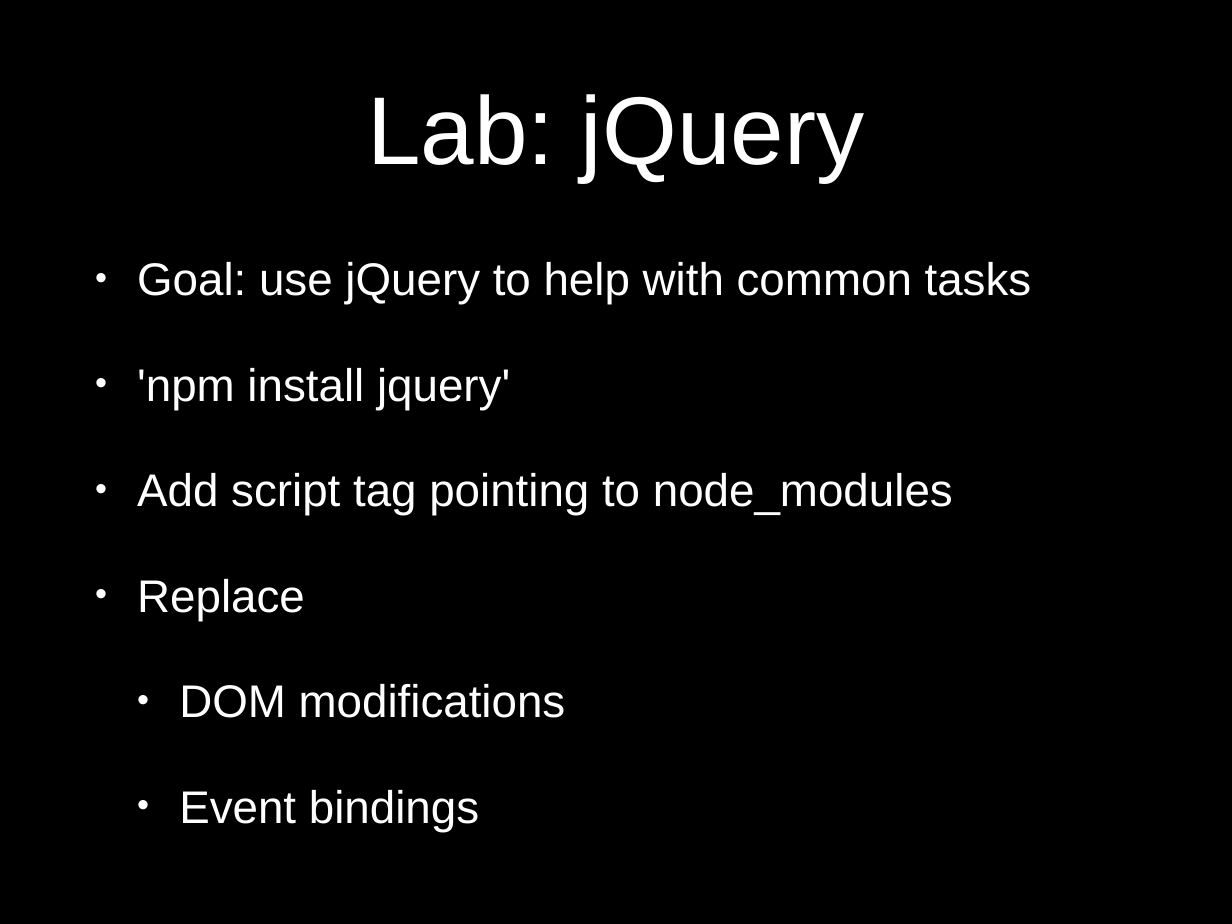
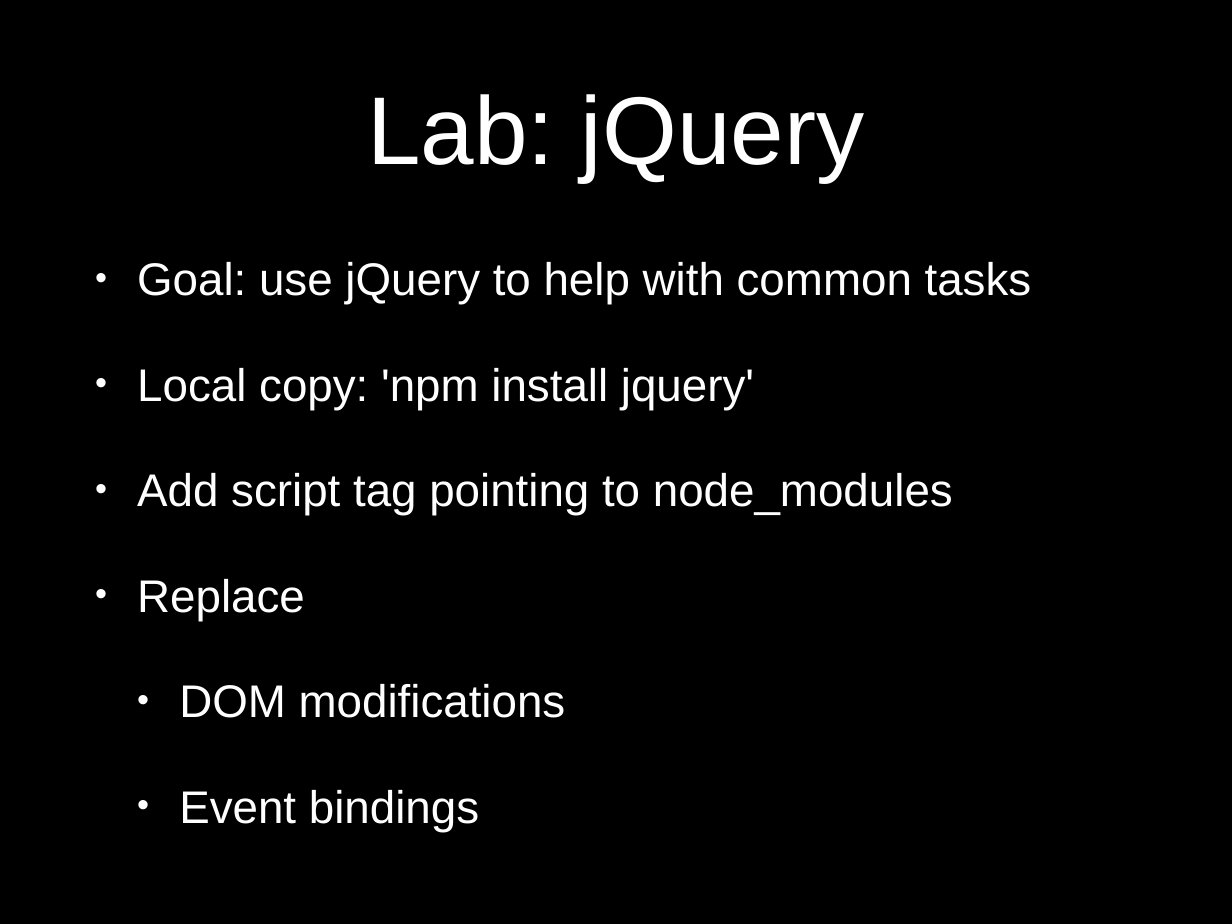
Before and after one commit to eliasjames/training-web-dev, a slide deck: slide 34 of intro-to-web-dev/slides/powerpoint/day3.pptx (slide 26 before the commit). Drawn at 1232x924 pixels with LibreOffice and Linux fonts; fonts in the diff are those of the drawing. Boxes give left, top, right and bottom in pixels: in the first picture for what was removed or moved away, otherwise in the second. Text is boxed around its words. In the diff, an @@ line names an element or a change of style, - is before the commit and + after.

```diff
--- a/intro-to-web-dev/slides/powerpoint/day3.pptx
+++ b/intro-to-web-dev/slides/powerpoint/day3.pptx
@@ text at [137,368,754,410]: text changed @@
-• 'npm install jquery'
+• Local copy: 'npm install jquery'
```
Also in this commit, not shown: 5 other slides changed, 11 slides added, 3 slides removed.
